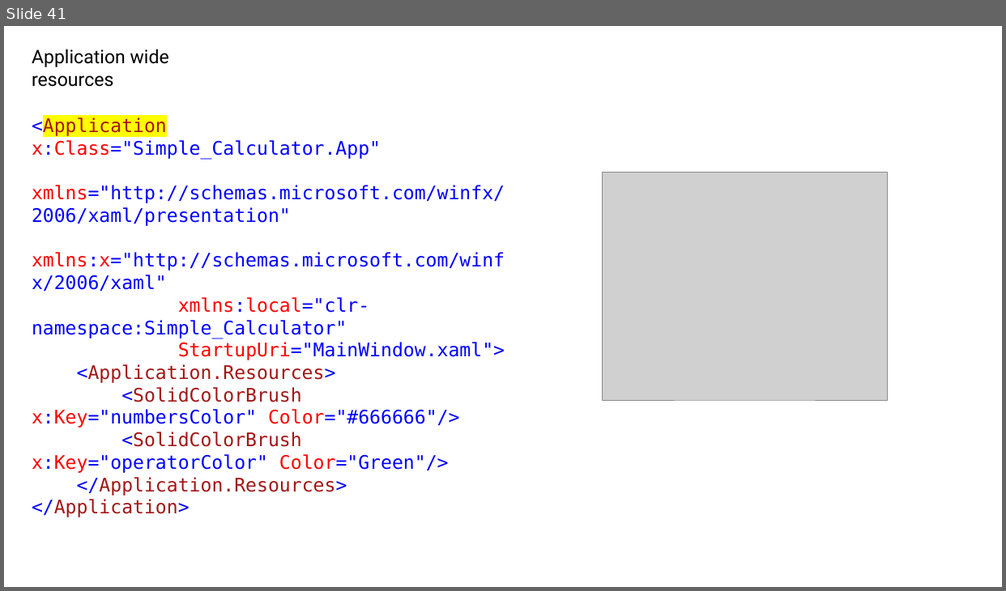
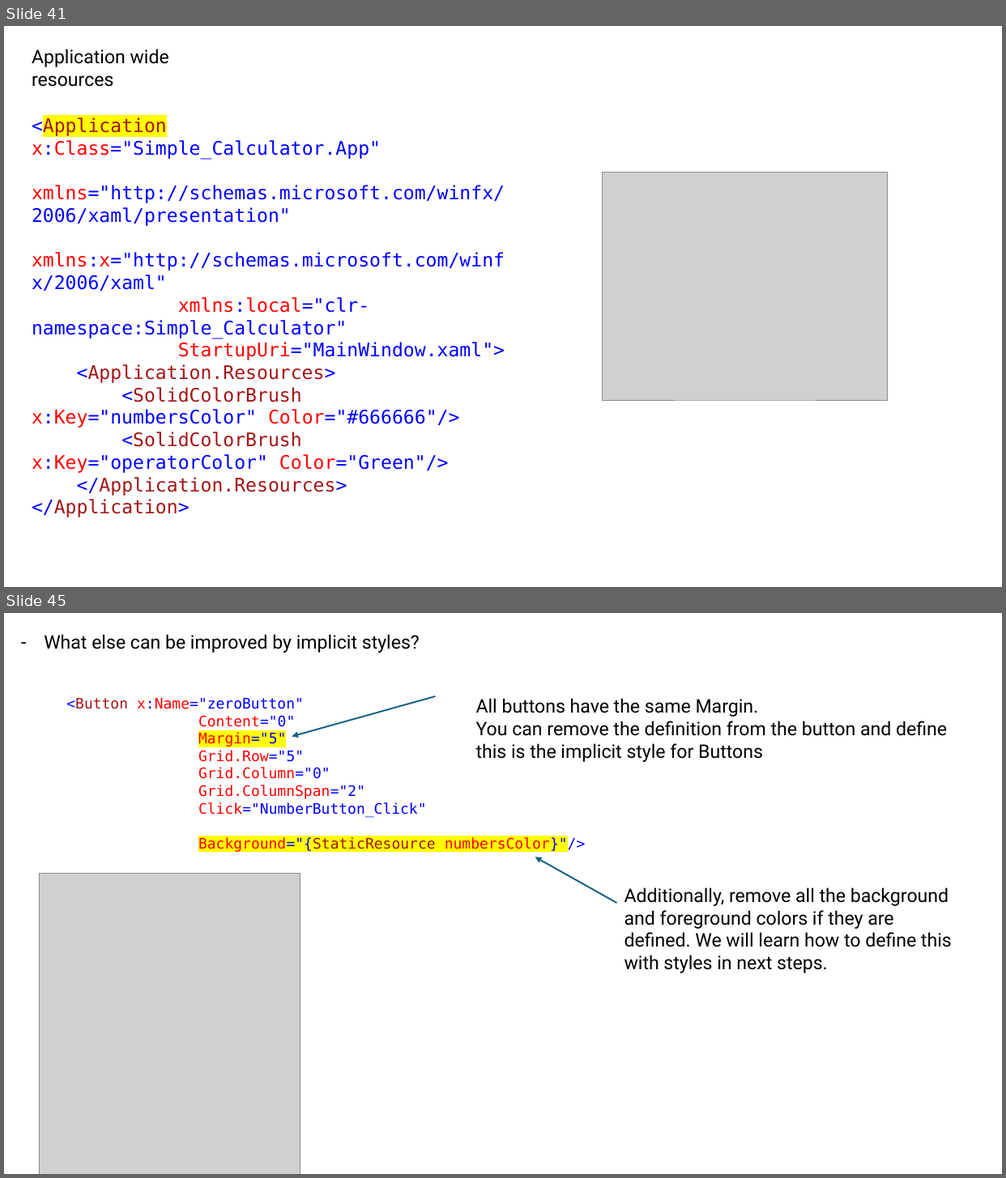
Before and after one commit to DanielZdebski/Simple-Calculator, a slide deck: Simple Calculator/presentation/My WPF notes.pptx. Shown one above the other, each under a label of ours: slide 41 before the commit, slides 41 and 45 after it; the slides between them are not shown. The pictures are 1006x591 and 1006x1178 pixels, drawn with LibreOffice and Linux fonts; fonts in the diff are those of the drawing; grey boxes stand for pictures. Boxes give left, top, right and bottom in pixels: in the first picture for what was removed or moved away, otherwise in the second. Text is boxed around its words. In the diff, an @@ line names an element or a change of style, - is before the commit and + after.

```diff
--- a/Simple Calculator/presentation/My WPF notes.pptx
+++ b/Simple Calculator/presentation/My WPF notes.pptx
@@ slide 45 added at [4, 613, 1002, 1174], background #FFFFFF @@
@@ text added at [44, 634, 420, 653], 18 pt, text #000000 @@
+– What else can be improved by implicit styles?
@@ text added at [66, 698, 586, 853], 14 pt, text #FF0000 @@
+<Button x:Name="zeroButton"
+Content="0"
+Margin="5"
+Grid.Row="5"
+Grid.Column="0"
+Grid.ColumnSpan="2"
+Click="NumberButton_Click"
+Background="{StaticResource numbersColor}"/>
@@ arrow added from (435, 696) to (292, 736), #156082 1.5 pt @@
@@ text added at [476, 698, 947, 762], 18 pt, text #000000 @@
+All buttons have the same Margin.
+You can remove the definition from the button and define this is the implicit style for Buttons
@@ picture added at [39, 874, 300, 1174] @@
@@ arrow added from (617, 904) to (535, 857), #156082 1.5 pt @@
@@ text added at [624, 888, 952, 973], 18 pt, text #000000 @@
+Additionally, remove all the background and foreground colors if they are defined. We will learn how to define this with styles in next steps.
```
Also in this commit, not shown: 13 other slides added, 14 slides removed, 14 other files.
